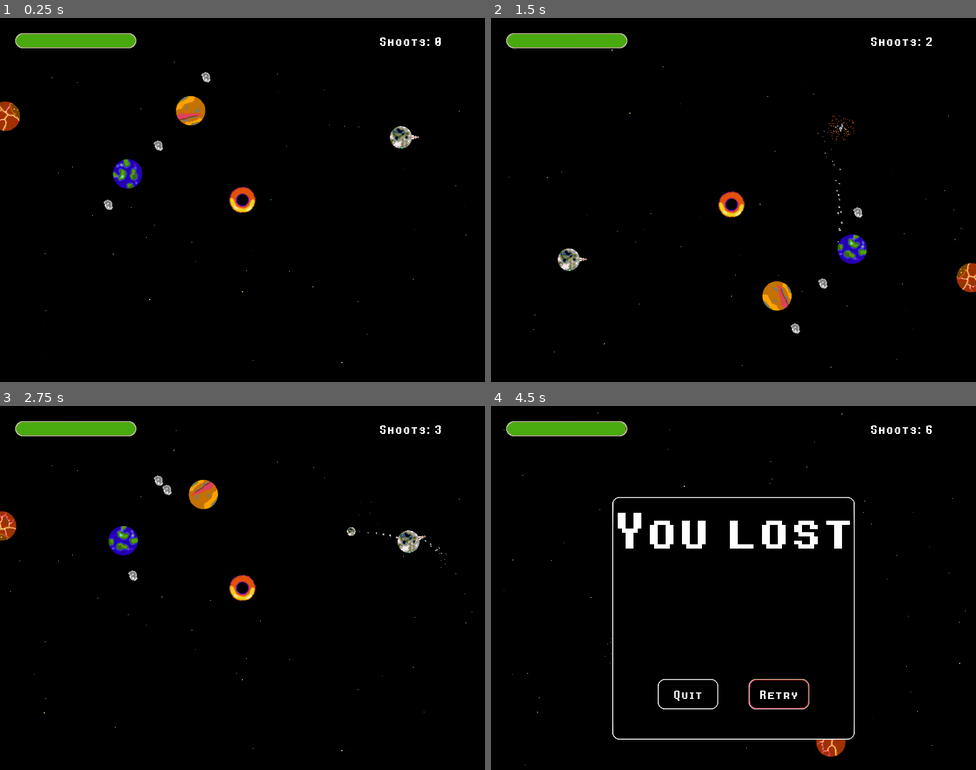
Above: before the commit, frames 1-4 (two rows, left to right).
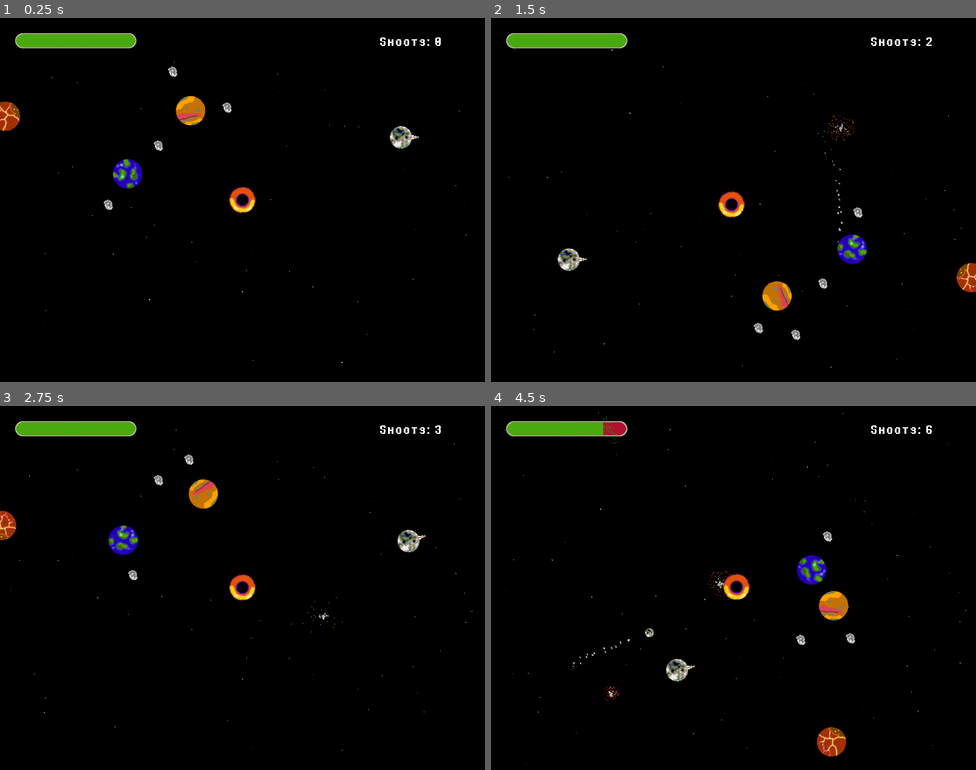
Above: after the commit, the same moments.

Repository: renato-grottesi/moonarchists
Game: Godot game, scene res://Game/Level03.tscn
The game is run twice, just before and just after one commit, with the same random seed, the same clock (stepped at 60 frames per second) and the same inputs. This scene is started directly instead of the project's main scene.
Inputs (mouse positions are in pixels of both pictures, inside the frame that each line leads up to):
- Up to frame 1 (0.25 s): no input
- Up to frame 2 (1.5 s): tap Enter at 0.5 s; move the mouse to (757, 200) at 0.52 s; hold Up from 0.53 s (still down); click (757, 200) at 0.67 s; tap Space at 0.77 s; move the mouse to (709, 200) at 1.27 s
- Up to frame 3 (2.75 s): keep holding Up; tap Space at 1.52 s; move the mouse to (252, 580) at 2.02 s
- Up to frame 4 (4.5 s): keep holding Up; move the mouse to (728, 595) at 2.77 s; click (728, 595) at 2.92 s; tap Space at 3.02, 3.77 s; move the mouse to (767, 591) at 3.52 s; move the mouse to (694, 584) at 4.27 s

The runs differ from the first frame. In frame 1, 0.1% of the frame differs, in the area x 34-48%, y 13-26%; in frame 2, 0.1%; in frame 3, 0.8%; in frame 4, 4.5%, in the area x 2-98%, y 1-99%.

Commit message:
levels complete

Diff:
--- a/Game/Asteroid.gd
+++ b/Game/Asteroid.gd
@@ -8,6 +8,7 @@
 	if !done:
 		done = true
 		$Boom.play()
+		$Boom.set_volume_db(Global.get_sound_volume_db())
 		explosion_pos = global_position
 		$Sprite.visible = false
 		collision_layer = 0
--- a/Game/Level02.tscn
+++ b/Game/Level02.tscn
@@ -17,10 +17,10 @@
 position = Vector2( -150, -150 )
 impulse0 = Vector2( -250, 500 )
 texture = ExtResource( 4 )
-asteroids_count = 1
+moons_count = 2
 
 [node name="Mars" parent="Bodies" index="1" instance=ExtResource( 2 )]
 position = Vector2( 200, -200 )
 impulse0 = Vector2( -500, -500 )
 texture = ExtResource( 5 )
-asteroids_count = 2
+moons_count = 3
--- a/Game/Level03.tscn
+++ b/Game/Level03.tscn
@@ -18,13 +18,13 @@
 position = Vector2( -240, -200 )
 impulse0 = Vector2( -200, 500 )
 texture = ExtResource( 4 )
-asteroids_count = 1
+moons_count = 1
 
 [node name="Mars" parent="Bodies" index="1" instance=ExtResource( 2 )]
 position = Vector2( 0, -200 )
 impulse0 = Vector2( -500, -100 )
 texture = ExtResource( 5 )
-asteroids_count = 2
+moons_count = 3
 
 [node name="Efisto" parent="Bodies" index="2" instance=ExtResource( 2 )]
 position = Vector2( -470, 0 )
--- a/Game/Level04.tscn
+++ b/Game/Level04.tscn
@@ -24,7 +24,7 @@
 position = Vector2( 0, -180 )
 impulse0 = Vector2( -500, -100 )
 texture = ExtResource( 6 )
-asteroids_count = 2
+moons_count = 2
 
 [node name="Saturn" parent="Bodies" index="2" instance=ExtResource( 2 )]
 position = Vector2( -280, 60 )
--- a/Game/Level05.tscn
+++ b/Game/Level05.tscn
@@ -1,34 +1,37 @@
-[gd_scene load_steps=5 format=2]
+[gd_scene load_steps=6 format=2]
 
 [ext_resource path="res://Game/Universe.tscn" type="PackedScene" id=1]
 [ext_resource path="res://Game/NeutralMoon.tscn" type="PackedScene" id=2]
 [ext_resource path="res://Sprites/moon.png" type="Texture" id=3]
 [ext_resource path="res://Sprites/earth.png" type="Texture" id=4]
+[ext_resource path="res://Sprites/efisto.png" type="Texture" id=6]
 
 [node name="Level05" instance=ExtResource( 1 )]
 current_level = 5
 next_level = 6
-asteroids_count = 7
-asteroids_offset = 60
 
 [node name="Moon" parent="." index="4"]
-position = Vector2( 475, 0 )
-impulse0 = Vector2( 200, -600 )
+position = Vector2( 50, 50 )
+impulse0 = Vector2( -200, 200 )
 
 [node name="Moon" parent="Bodies" index="0" instance=ExtResource( 2 )]
-position = Vector2( 200, 0 )
+position = Vector2( -260, 260 )
 impulse0 = Vector2( 0, 500 )
 texture = ExtResource( 3 )
 friendly = true
 
-[node name="Terra" parent="Bodies" index="1" instance=ExtResource( 2 )]
-position = Vector2( 0, 300 )
-impulse0 = Vector2( -1000, -100 )
+[node name="Luna" parent="Bodies" index="1" instance=ExtResource( 2 )]
+position = Vector2( 260, 260 )
+impulse0 = Vector2( 200, -500 )
+texture = ExtResource( 3 )
+friendly = true
+
+[node name="Efisto" parent="Bodies" index="2" instance=ExtResource( 2 )]
+position = Vector2( -300, -200 )
+impulse0 = Vector2( -500, -800 )
+texture = ExtResource( 6 )
+
+[node name="Terra" parent="Bodies" index="3" instance=ExtResource( 2 )]
+position = Vector2( 300, -200 )
+impulse0 = Vector2( 500, -1000 )
 texture = ExtResource( 4 )
-
-[node name="Label" parent="HUD/Opening" index="0"]
-text = "
-That asteroids belt
-looks annoying.
-
-Try to don't waste shots on it."
--- a/Game/Level06.tscn
+++ b/Game/Level06.tscn
@@ -3,33 +3,32 @@
 [ext_resource path="res://Game/Universe.tscn" type="PackedScene" id=1]
 [ext_resource path="res://Game/NeutralMoon.tscn" type="PackedScene" id=2]
 [ext_resource path="res://Sprites/moon.png" type="Texture" id=3]
-[ext_resource path="res://Sprites/efisto.png" type="Texture" id=6]
+[ext_resource path="res://Sprites/earth.png" type="Texture" id=4]
 
 [node name="Level06" instance=ExtResource( 1 )]
 current_level = 6
 next_level = 7
 asteroids_count = 7
+asteroids_offset = 60
 
 [node name="Moon" parent="." index="4"]
-position = Vector2( -150, 0 )
-impulse0 = Vector2( 20, 200 )
+position = Vector2( 475, 0 )
+impulse0 = Vector2( 200, -600 )
 
 [node name="Moon" parent="Bodies" index="0" instance=ExtResource( 2 )]
-position = Vector2( -350, -350 )
-impulse0 = Vector2( 1000, -250 )
+position = Vector2( 200, 0 )
+impulse0 = Vector2( 0, 500 )
 texture = ExtResource( 3 )
 friendly = true
 
-[node name="Efisto" parent="Bodies" index="1" instance=ExtResource( 2 )]
-position = Vector2( -350, 0 )
-impulse0 = Vector2( -300, -900 )
-texture = ExtResource( 6 )
+[node name="Terra" parent="Bodies" index="1" instance=ExtResource( 2 )]
+position = Vector2( 0, 300 )
+impulse0 = Vector2( -1000, -100 )
+texture = ExtResource( 4 )
 
 [node name="Label" parent="HUD/Opening" index="0"]
 text = "
-You are trapped inside
-an asteroids belt!
+That asteroids belt
+looks annoying.
 
-I only see two ways out of here:
-hit yourself to gain speed,
-or slingshot your shoots."
+Try to don't waste shots on it."
--- a/Game/Level07.tscn
+++ b/Game/Level07.tscn
@@ -1,31 +1,35 @@
-[gd_scene load_steps=6 format=2]
+[gd_scene load_steps=5 format=2]
 
 [ext_resource path="res://Game/Universe.tscn" type="PackedScene" id=1]
 [ext_resource path="res://Game/NeutralMoon.tscn" type="PackedScene" id=2]
 [ext_resource path="res://Sprites/moon.png" type="Texture" id=3]
-[ext_resource path="res://Sprites/saturn.png" type="Texture" id=4]
 [ext_resource path="res://Sprites/efisto.png" type="Texture" id=6]
 
 [node name="Level07" instance=ExtResource( 1 )]
 current_level = 7
 next_level = 8
+asteroids_count = 7
 
 [node name="Moon" parent="." index="4"]
-position = Vector2( 351.121, 9.43872 )
-impulse0 = Vector2( 200, -600 )
+position = Vector2( -150, 0 )
+impulse0 = Vector2( 20, 200 )
 
 [node name="Moon" parent="Bodies" index="0" instance=ExtResource( 2 )]
-position = Vector2( -218.346, -169.997 )
-impulse0 = Vector2( 0, 500 )
+position = Vector2( -350, -350 )
+impulse0 = Vector2( 1000, -250 )
 texture = ExtResource( 3 )
 friendly = true
 
-[node name="Saturn" parent="Bodies" index="1" instance=ExtResource( 2 )]
-position = Vector2( 9.95728, -133.136 )
-impulse0 = Vector2( -500, -100 )
-texture = ExtResource( 4 )
+[node name="Efisto" parent="Bodies" index="1" instance=ExtResource( 2 )]
+position = Vector2( -350, 0 )
+impulse0 = Vector2( -300, -900 )
+texture = ExtResource( 6 )
 
-[node name="Efisto" parent="Bodies" index="2" instance=ExtResource( 2 )]
-position = Vector2( -282.646, 55.8435 )
-impulse0 = Vector2( -500, -800 )
-texture = ExtResource( 6 )
+[node name="Label" parent="HUD/Opening" index="0"]
+text = "
+You are trapped inside
+an asteroids belt!
+
+I only see two ways out of here:
+hit yourself to gain speed,
+or slingshot your shoots."
--- a/Game/Level08.tscn
+++ b/Game/Level08.tscn
@@ -7,27 +7,27 @@
 [ext_resource path="res://Sprites/efisto.png" type="Texture" id=6]
 
 [node name="Level08" instance=ExtResource( 1 )]
-current_level = 8
+current_level = 9
+asteroids_count = 16
+asteroids_offset = 150
 
 [node name="Moon" parent="." index="4"]
-position = Vector2( 351.121, 9.43872 )
-impulse0 = Vector2( 200, -600 )
+position = Vector2( 350, 0 )
+impulse0 = Vector2( 0, -800 )
 
 [node name="Moon" parent="Bodies" index="0" instance=ExtResource( 2 )]
-position = Vector2( -218.346, -169.997 )
-impulse0 = Vector2( 0, 500 )
+position = Vector2( -45, -45 )
+impulse0 = Vector2( 175, -175 )
 texture = ExtResource( 3 )
 friendly = true
 
 [node name="Saturn" parent="Bodies" index="1" instance=ExtResource( 2 )]
-position = Vector2( 9.95728, -133.136 )
-impulse0 = Vector2( -500, -100 )
+position = Vector2( -185, -185 )
+impulse0 = Vector2( -600, 600 )
 texture = ExtResource( 4 )
 
 [node name="Efisto" parent="Bodies" index="2" instance=ExtResource( 2 )]
-position = Vector2( -282.646, 55.8435 )
-impulse0 = Vector2( -500, -800 )
+position = Vector2( -250, 75 )
+impulse0 = Vector2( 500, 1000 )
 texture = ExtResource( 6 )
-
-[node name="Opening" parent="HUD" index="3"]
-visible = true
+moons_count = 2
--- a/Game/MassBullet.gd
+++ b/Game/MassBullet.gd
@@ -9,6 +9,7 @@
 func _ready():
 	if !is_asteroid:
 		$ShootSound.play()
+		$ShootSound.set_volume_db(Global.get_sound_volume_db())
 	else:
 		$Sprite.set_texture(asteroid_texture)
 	pass
@@ -29,6 +30,7 @@
 		body.hit()
 	done = true
 	$ExplosionSound.play()
+	$ExplosionSound.set_volume_db(Global.get_sound_volume_db())
 	explosion_pos = position
 	$Sprite.visible = false
 	collision_layer = 0
--- a/Game/NeutralMoon.gd
+++ b/Game/NeutralMoon.gd
@@ -3,7 +3,7 @@
 export (Vector2) var impulse0 : Vector2 = Vector2(0, 0)
 export (Resource) var texture
 export (bool) var friendly : bool = false
-export (int) var asteroids_count : int = 0
+export (int) var moons_count : int = 0
 
 signal damage()
 
@@ -20,9 +20,9 @@
 	angular_velocity = (1 + rng.randf_range(0, 1)) * sign(rng.randf_range(-1, 1));
 	$Sprite.set_texture(texture)
 	last_pos = global_position
-	for i in range(0, asteroids_count):
+	for i in range(0, moons_count):
 		var asteroid = asteroid_scene.instance();
-		var rad = i*(2*PI/asteroids_count)
+		var rad = i*(2*PI/moons_count)
 		var offset = rng.randf_range(0, 40) + 60
 		var pos = Vector2( offset*sin(rad), offset*cos(rad))
 		asteroid.position = pos + global_position
--- a/Game/Universe.gd
+++ b/Game/Universe.gd
@@ -44,16 +44,18 @@
 		var l = b.distance_to(c)
 		if l < 60.0:
 			$ExplosionSound.play()
+			$ExplosionSound.set_volume_db(Global.get_sound_volume_db())
 			B.queue_free();
 			shake_it()
 			if B.friendly :
 				game_over = true
-				$HUD/Lost.popup()
+				if ! $HUD/Victory.visible:
+					$HUD/Lost.popup()
 	if enemies_left < 1 :
 		if !game_over:
 			game_over = true
-			$HUD/Victory/Star1.set_texture(star_texture)
-			$HUD/Victory.popup()
+			if ! $HUD/Lost.visible:
+				$HUD/Victory.popup()
 
 	var shake_amount = 10 * $Camera/Shake.time_left
 	$Camera.set_offset(Vector2( \
@@ -96,7 +98,9 @@
 	if !game_over:
 		game_over = true
 		$ExplosionSound.play()
-		$HUD/Lost.popup()
+		$ExplosionSound.set_volume_db(Global.get_sound_volume_db())
+		if ! $HUD/Victory.visible:
+			$HUD/Lost.popup()
 	pass
 
 func _on_Moon_heath(health):
--- a/Global.gd
+++ b/Global.gd
@@ -1,6 +1,8 @@
 extends Node
 
 var current_scene = null
+var music_volume = 75
+var sound_volume = 90
 
 var levels = [
 	"res://Scenes/MainMenu.tscn",
@@ -33,6 +35,7 @@
 var music
 
 func _ready():
+	#save_game()
 	load_game()
 	var root = get_tree().get_root()
 	current_scene = root.get_child(root.get_child_count() - 1)
@@ -53,6 +56,8 @@
 	save_file.open("user://savegame.save", File.WRITE)
 	for E in level_status:
 		save_file.store_8(E);
+	save_file.store_8(sound_volume)
+	save_file.store_8(music_volume)
 	save_file.close()
 	pass
 
@@ -61,6 +66,8 @@
 	load_file.open("user://savegame.save", File.READ)
 	for n in range(level_status.size()) :
 		level_status[n] = load_file.get_8()
+	sound_volume = load_file.get_8()
+	music_volume = load_file.get_8()
 	pass
 
 func goto_scene(path):
@@ -97,3 +104,19 @@
 		get_tree().get_root().add_child(music)
 	if !music.playing:
 		music.play()
+	music.set_volume_db(-50 + music_volume/2)
+
+func get_sound_volume_db():
+	return (-50 + sound_volume/2)
+
+func set_sound_volume(volume):
+	sound_volume = volume
+
+func set_music_volume(volume):
+	music_volume = volume
+
+func get_sound_volume():
+	return sound_volume
+
+func get_music_volume():
+	return music_volume
--- a/Scenes/MainMenu.gd
+++ b/Scenes/MainMenu.gd
@@ -42,3 +42,21 @@
 func _on_CloseLevelsDialog_pressed():
 	$Levels.hide()
 	pass
+
+func _on_SoundSlider_value_changed(value):
+	Global.set_sound_volume(value)
+	pass
+
+func _on_MusicSlider_value_changed(value):
+	Global.set_music_volume(value)
+	pass
+
+func _on_OptionsDialog_about_to_show():
+	$OptionsDialog/SoundSlider.value = Global.get_sound_volume()
+	$OptionsDialog/MusicSlider.value = Global.get_music_volume()
+	pass
+
+func _on_OptionsDialog_popup_hide():
+	# Save the sound and music volumes
+	Global.save_game()
+	pass
--- a/Scenes/MainMenu.tscn
+++ b/Scenes/MainMenu.tscn
@@ -7,6 +7,7 @@
 [ext_resource path="res://UI/stretchable_button_pressed.tres" type="StyleBox" id=5]
 [ext_resource path="res://Fonts/96_no_outline.tres" type="DynamicFont" id=6]
 [ext_resource path="res://UI/LevelButton.tscn" type="PackedScene" id=7]
+[ext_resource path="res://UI/transparent.tres" type="StyleBox" id=8]
 
 [node name="MainMenu" type="Control"]
 script = ExtResource( 1 )
@@ -167,13 +168,41 @@
 "_edit_use_anchors_": false
 }
 
-[node name="Label" type="Label" parent="OptionsDialog"]
-margin_left = 64.0
-margin_top = 64.0
-margin_right = 517.0
-margin_bottom = 251.0
+[node name="Title" type="Label" parent="OptionsDialog"]
+margin_left = 320.0
+margin_top = 64.0
+margin_right = 576.0
+margin_bottom = 128.0
 custom_fonts/font = ExtResource( 2 )
 text = "Options"
+align = 1
+valign = 1
+__meta__ = {
+"_edit_use_anchors_": false
+}
+
+[node name="SoundVolume" type="Label" parent="OptionsDialog"]
+margin_left = 192.0
+margin_top = 192.0
+margin_right = 448.0
+margin_bottom = 256.0
+custom_fonts/font = ExtResource( 2 )
+text = "Sound Volume"
+align = 1
+valign = 1
+__meta__ = {
+"_edit_use_anchors_": false
+}
+
+[node name="MusicVolume" type="Label" parent="OptionsDialog"]
+margin_left = 192.0
+margin_top = 256.0
+margin_right = 448.0
+margin_bottom = 320.0
+custom_fonts/font = ExtResource( 2 )
+text = "Music Volume"
+align = 1
+valign = 1
 __meta__ = {
 "_edit_use_anchors_": false
 }
@@ -191,8 +220,27 @@
 custom_fonts/font = ExtResource( 2 )
 text = "Close"
 
+[node name="SoundSlider" type="HSlider" parent="OptionsDialog"]
+margin_left = 512.0
+margin_top = 192.0
+margin_right = 832.0
+margin_bottom = 256.0
+custom_styles/slider = ExtResource( 3 )
+custom_styles/grabber_area_highlight = ExtResource( 8 )
+custom_styles/grabber_area = ExtResource( 8 )
+value = 50.0
+
+[node name="MusicSlider" type="HSlider" parent="OptionsDialog"]
+margin_left = 512.0
+margin_top = 256.0
+margin_right = 832.0
+margin_bottom = 320.0
+custom_styles/slider = ExtResource( 3 )
+custom_styles/grabber_area_highlight = ExtResource( 8 )
+custom_styles/grabber_area = ExtResource( 8 )
+value = 50.0
+
 [node name="Levels" type="PopupDialog" parent="."]
-visible = true
 margin_left = 64.0
 margin_top = 192.0
 margin_right = 960.0
@@ -285,5 +333,9 @@
 [connection signal="pressed" from="Credits" to="." method="_on_Credits_pressed"]
 [connection signal="pressed" from="Exit" to="." method="_on_exit_pressed"]
 [connection signal="pressed" from="CreditsDialog/CloseCreditsDialog" to="." method="_on_CloseCreditsDialog_pressed"]
+[connection signal="about_to_show" from="OptionsDialog" to="." method="_on_OptionsDialog_about_to_show"]
+[connection signal="popup_hide" from="OptionsDialog" to="." method="_on_OptionsDialog_popup_hide"]
 [connection signal="pressed" from="OptionsDialog/CloseOptionsDialog" to="." method="_on_CloseOptionsDialog_pressed"]
+[connection signal="value_changed" from="OptionsDialog/SoundSlider" to="." method="_on_SoundSlider_value_changed"]
+[connection signal="value_changed" from="OptionsDialog/MusicSlider" to="." method="_on_MusicSlider_value_changed"]
 [connection signal="pressed" from="Levels/CloseLevelsDialog" to="." method="_on_CloseLevelsDialog_pressed"]
--- /dev/null
+++ b/UI/transparent.tres
@@ -0,0 +1,11 @@
+[gd_resource type="StyleBoxTexture" load_steps=2 format=2]
+
+[ext_resource path="res://Sprites/transparent.png" type="Texture" id=1]
+
+[resource]
+texture = ExtResource( 1 )
+region_rect = Rect2( 0, 0, 32, 32 )
+margin_left = 12.443
+margin_right = 12.1025
+margin_top = 11.9077
+margin_bottom = 12.2299
Binary file added: Aseprite/transparent.ase
Not shown: 1 places in Scenes/MainMenu.tscn that only renumber resources
Binary file added: Sprites/transparent.png
Not shown, changed: Sounds/explosion.wav
Not shown, changed: Sounds/shoot.wav
